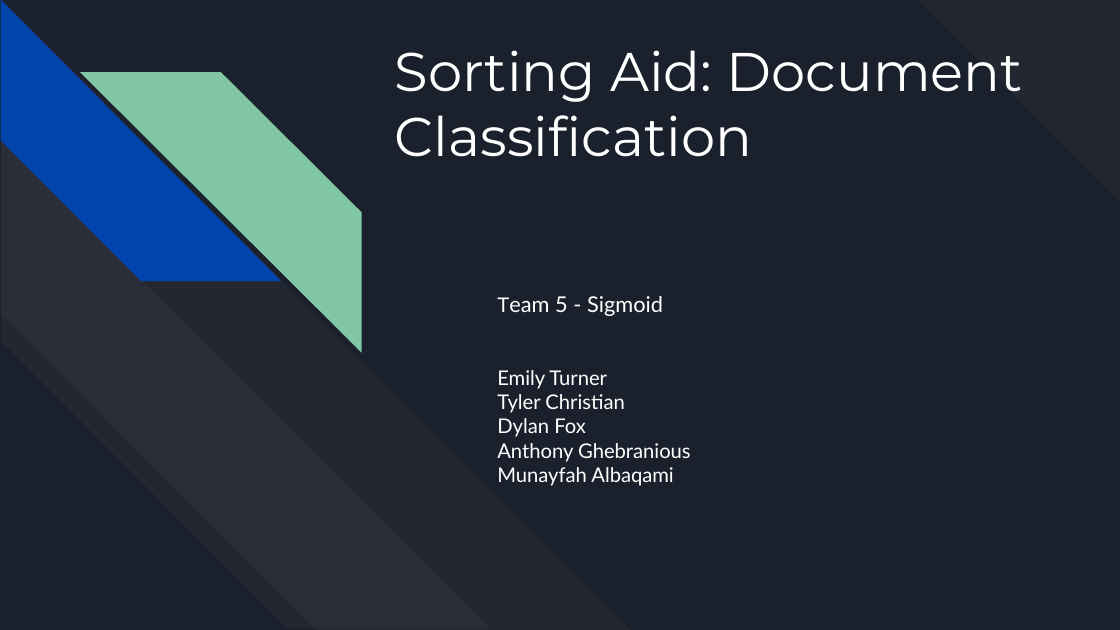
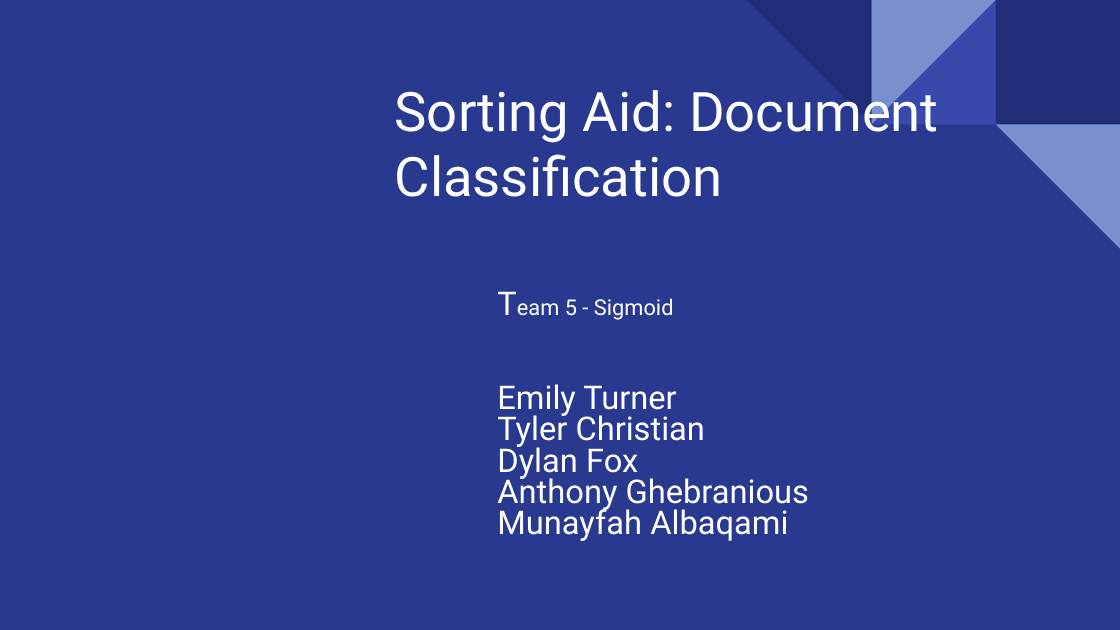
Before and after one commit to CSCI4850/s21-team5-project, a slide deck: slide 1 of sigmoid-presentation.pptx. Drawn at 1120x630 pixels with LibreOffice and Linux fonts; fonts in the diff are those of the drawing. Boxes give left, top, right and bottom in pixels: in the first picture for what was removed or moved away, otherwise in the second. Text is boxed around its words. In the diff, an @@ line names an element or a change of style, - is before the commit and + after.

```diff
--- a/sigmoid-presentation.pptx
+++ b/sigmoid-presentation.pptx
@@ background #1B212C to #2A3990 @@
@@ title "Sorting Aid: Document Classification" at (395,81,939,197): font Montserrat to Roboto; vertical alignment top to bottom @@
@@ diag stripe removed at (918,0,1120,202) @@
@@ group removed at (0,1,631,629): 4 diag stripes @@
@@ group added at (747,0,1120,249): 4 right triangles, 1 rectangle @@
@@ subtitle "Team 5 - Sigmoid" at (497,298,809,541): size 13 to 21 pt in "Team", "Emily Turner", "Tyler Christian", "Dylan Fox" and 2 more places; font Lato to Roboto; line spacing 1 to 0.8 @@
```
Also in this commit, not shown: 11 slides added, 1 slide removed.
